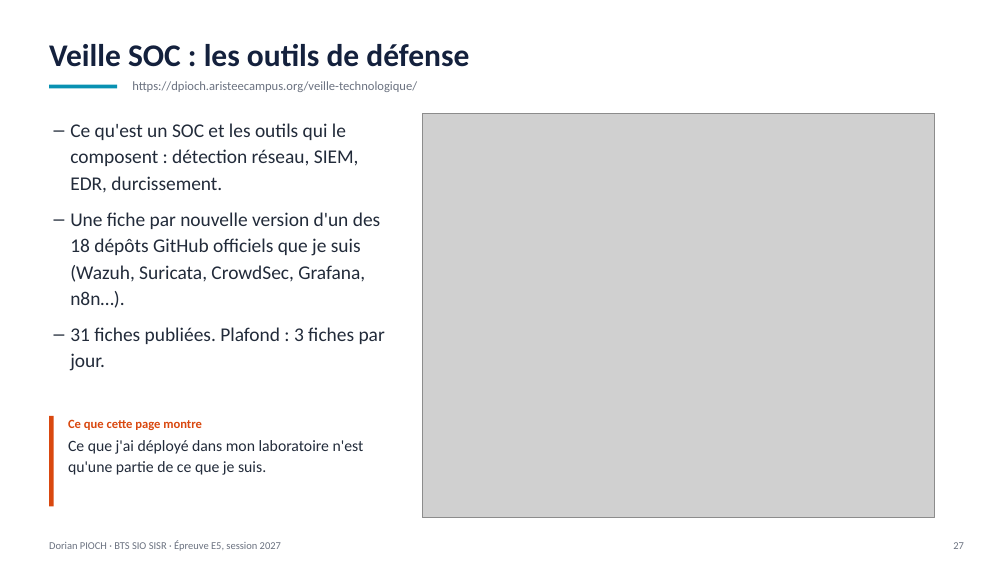
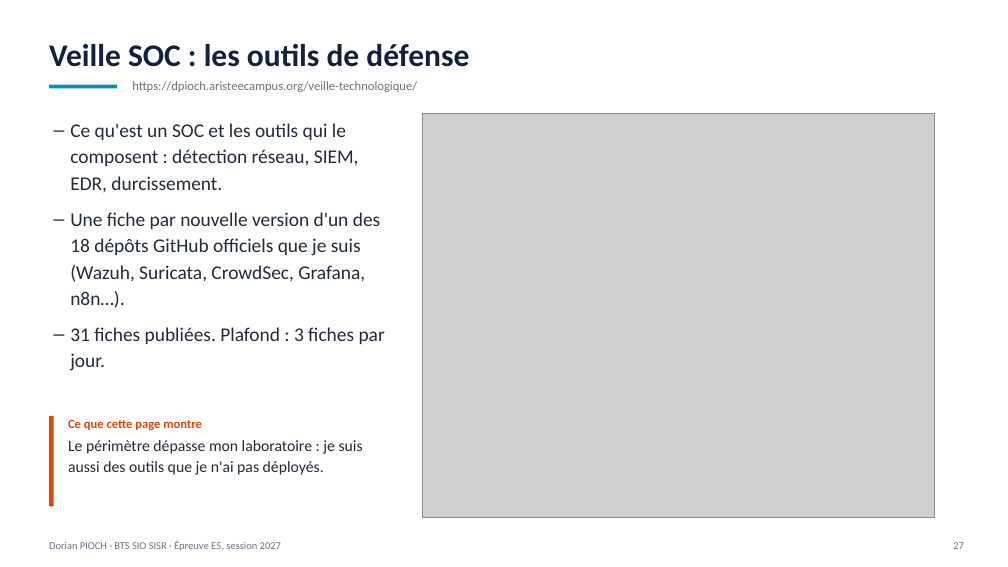
Before and after one commit to Dozyxio/dorian-pioch-e5-fichiers, a slide deck: slide 27 of Portfolio_E5_Dorian_Pioch_2027.pptx. Drawn at 1008x567 pixels with LibreOffice and Linux fonts; fonts in the diff are those of the drawing; grey boxes stand for pictures. Boxes give left, top, right and bottom in pixels: in the first picture for what was removed or moved away, otherwise in the second. Text is boxed around its words. In the diff, an @@ line names an element or a change of style, - is before the commit and + after.

```diff
--- a/Portfolio_E5_Dorian_Pioch_2027.pptx
+++ b/Portfolio_E5_Dorian_Pioch_2027.pptx
@@ text at box(68, 440, 363, 475): text changed @@
-Ce que j'ai déployé dans mon laboratoire n'est qu'une partie de ce que je suis.
+Le périmètre dépasse mon laboratoire : je suis aussi des outils que je n'ai pas déployés.
```
Also in this commit, not shown: 1 other file.
